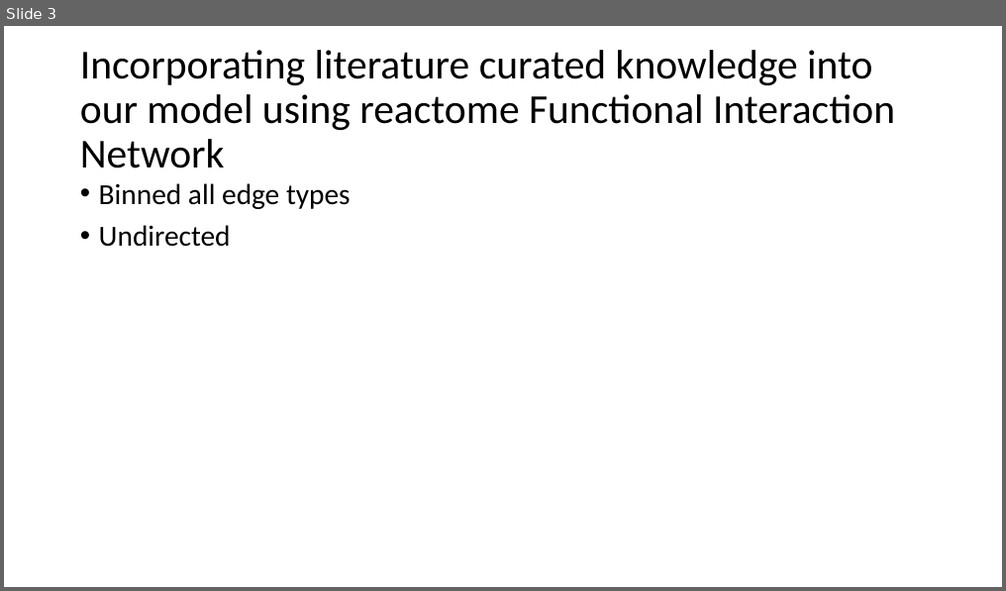
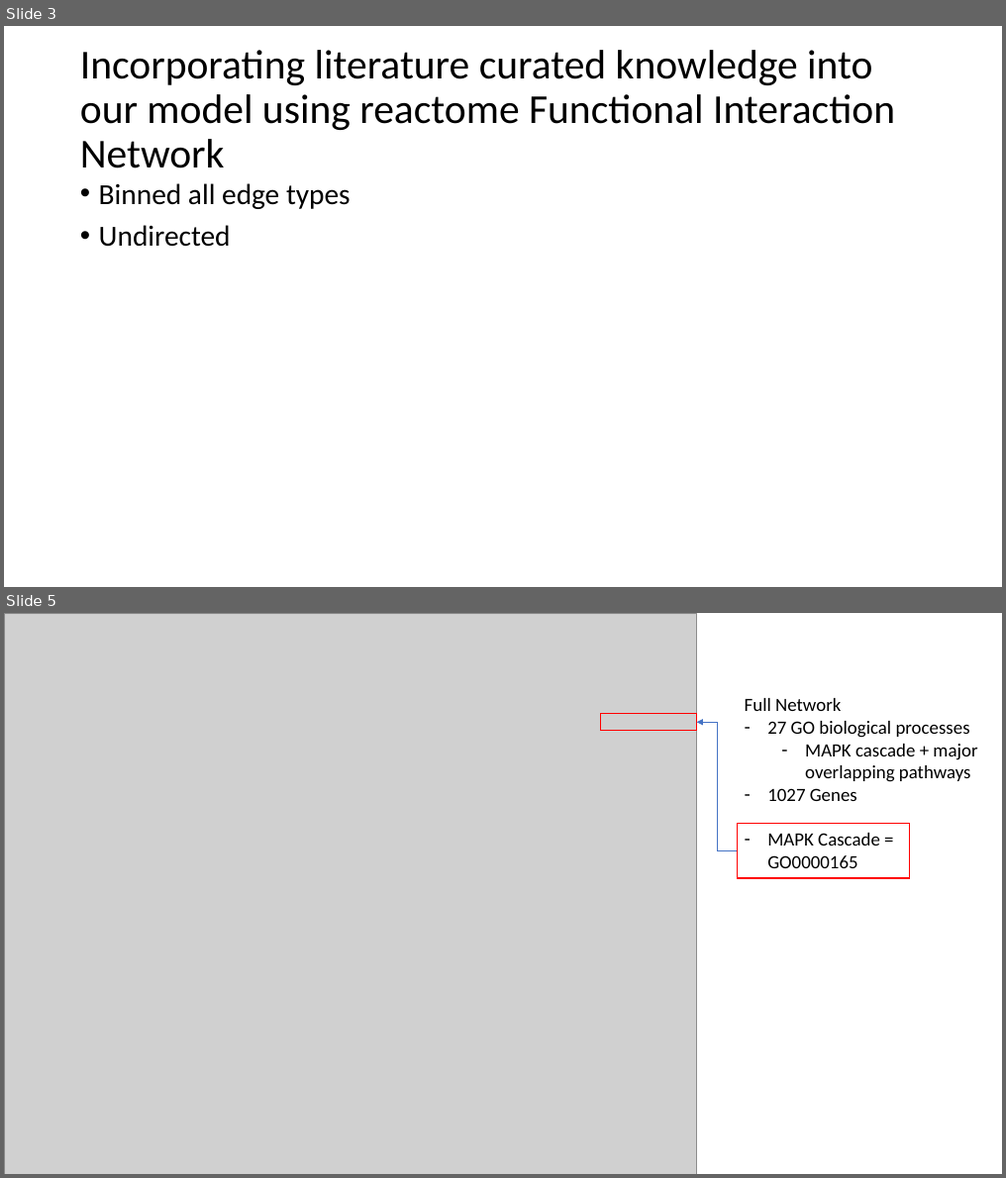
Before and after one commit to nathanieljevans/TrojanArrow, a slide deck: docs/evans_final.pptx. Shown one above the other, each under a label of ours: slide 3 before the commit, slides 3 and 5 after it; the slides between them are not shown. The pictures are 1006x591 and 1006x1178 pixels, drawn with LibreOffice and Linux fonts; fonts in the diff are those of the drawing; grey boxes stand for pictures. Boxes give left, top, right and bottom in pixels: in the first picture for what was removed or moved away, otherwise in the second. Text is boxed around its words. In the diff, an @@ line names an element or a change of style, - is before the commit and + after.

```diff
--- a/docs/evans_final.pptx
+++ b/docs/evans_final.pptx
@@ slide 5 added at bbox=[4, 613, 1002, 1174], background #FFFFFF @@
@@ picture added at bbox=[4, 613, 696, 1174] @@
@@ text added at bbox=[745, 698, 977, 868], 18 pt, text #000000 @@
+Full Network
+– 27 GO biological processes
+  – MAPK cascade + major overlapping pathways
+– 1027 Genes
+– MAPK Cascade = GO0000165
@@ rectangle added at bbox=[601, 714, 696, 731], outline #FF0000 1 pt @@
@@ elbow arrow added from (737, 851) to (696, 722), #4472C4 0.5 pt @@
@@ rectangle added at bbox=[737, 823, 910, 878], outline #FF0000 1 pt @@
```
Also in this commit, not shown: 1 slide changed, 1 other slide added, 1 slide removed, 17 other files.
